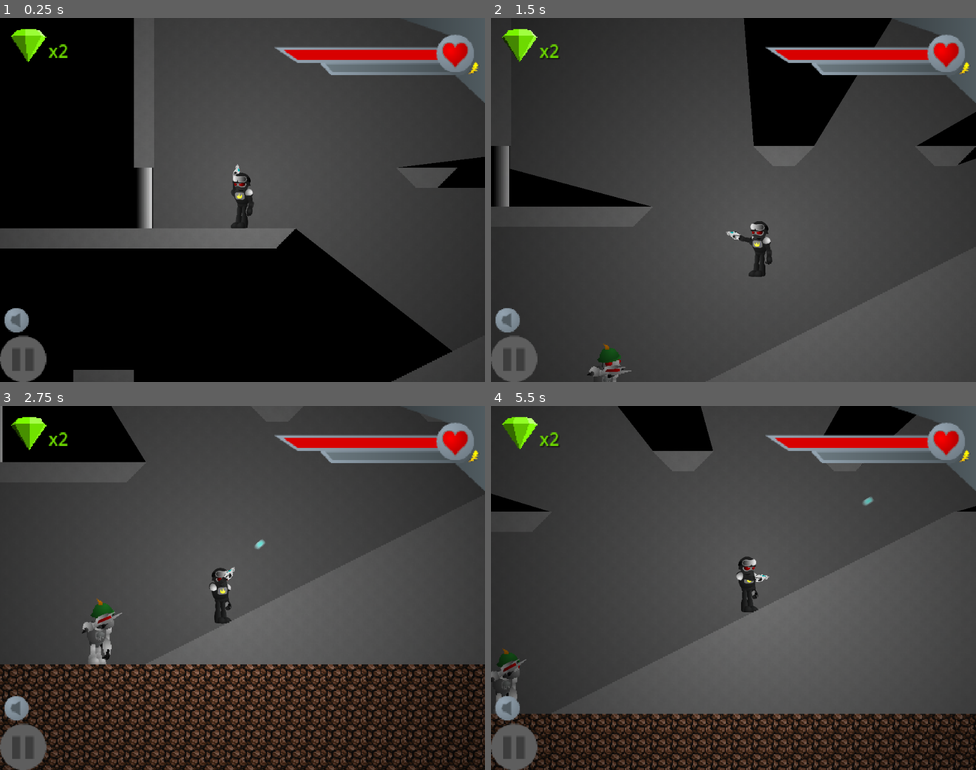
Above: before the commit, frames 1-4 (two rows, left to right).
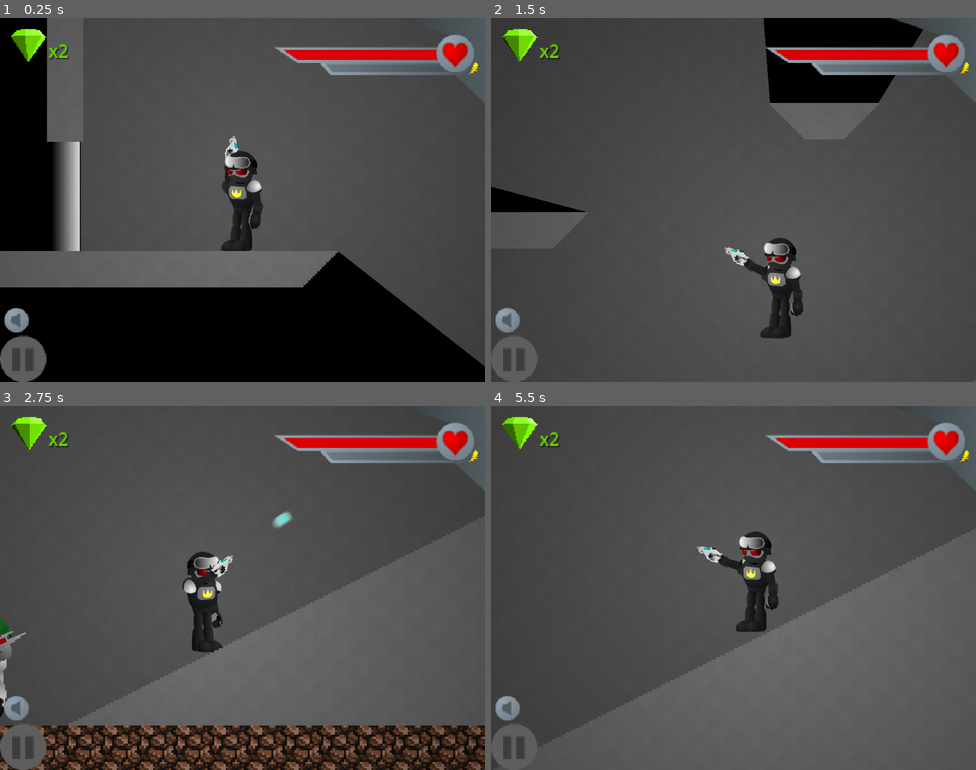
Above: after the commit, the same moments.

Repository: HMI-Studios/Skylands-WFA
Game: Godot game, scene res://scenes/Main.tscn
Same seed, same stepped clock (60 frames per second), same inputs: the game is played once before the commit and once after it. Sound files missing from this copy of the repository are replaced by a short silence.
Inputs (mouse positions are in pixels of both pictures, inside the frame that each line leads up to):
- Up to frame 1 (0.25 s): no input
- Up to frame 2 (1.5 s): tap Enter (ui_accept) at 0.5 s; move the mouse to (840, 181) at 0.52 s; hold Space (shoot) 0.53-1.28 s; hold D (move_right) from 0.53 s (still down); tap W (jump) at 0.77 s; move the mouse to (636, 218) at 1.27 s; tap Space (shoot) at 1.35 s
- Up to frame 3 (2.75 s): tap W (jump) at 1.52 s; move the mouse to (291, 507) at 2.02 s; release D (move_right) at 2.03 s; hold A (move_left) from 2.03 s (still down); hold Space (shoot) from 2.03 s (still down)
- Up to frame 4 (5.5 s): move the mouse to (709, 660) at 2.77 s; release A (move_left) at 2.78 s; release Space (shoot) at 2.78 s; hold D (move_right) 2.78-4.28 s; tap Space (shoot) at 2.85, 4.35 s; tap W (jump) at 3.02, 3.77, 4.52 s; move the mouse to (879, 642) at 3.52 s; hold Space (shoot) 3.53-4.28 s; move the mouse to (588, 533) at 4.27 s; hold A (move_left) 4.28-5.03 s; move the mouse to (757, 588) at 5.02 s; hold D (move_right) from 5.03 s (still down); hold Space (shoot) from 5.03 s (still down)

The runs differ from the first frame. In frame 1, 23% of the frame differs, in the area x 0-100%, y 0-100%; in frame 2, 11%; in frame 3, 30%; in frame 4, 20%.

Commit message:
imrpove door animation

Diff:
--- a/project/scenes/Main.tscn
+++ b/project/scenes/Main.tscn
@@ -33,7 +33,7 @@
 
 [node name="Camera" type="Camera2D" parent="."]
 unique_name_in_owner = true
-zoom = Vector2(2.5, 2.5)
+zoom = Vector2(4.5, 4.5)
 script = ExtResource("3_3x1oi")
 
 [node name="HUD" parent="." instance=ExtResource("4_x3ds7")]
--- a/project/scenes/levels/TileTest.tscn
+++ b/project/scenes/levels/TileTest.tscn
@@ -160,6 +160,7 @@
 [node name="Door1" parent="." instance=ExtResource("3_shker")]
 unique_name_in_owner = true
 position = Vector2(184, -121)
+speed = 1.5
 
 [node name="Door1Opener" type="Area2D" parent="."]
 unique_name_in_owner = true
--- a/project/scripts/levels/TileTest.gd
+++ b/project/scripts/levels/TileTest.gd
@@ -4,8 +4,12 @@
 @onready var player = get_node('/root/Main/Player')
 
 
+func door_1_animation_fn(x):
+    return -((1 - x) ** 2) + 1
+
+
 func _ready():
-    pass
+    %Door1.transform_fn = door_1_animation_fn
 
 
 func _on_door_1_opener_body_entered(body):
--- a/project/scripts/objects/Door.gd
+++ b/project/scripts/objects/Door.gd
@@ -5,7 +5,8 @@
 @onready var height = %Sprite.texture.get_size().y
 var state = 0
 var target_state = 0
-@export var speed = 1
+@export var speed = 1.0
+@export var transform_fn = identity
 
 
 func open():
@@ -16,12 +17,16 @@
     target_state = 0
 
 
+func identity(x):
+    return x
+
+
 func _process(delta):
     if state > target_state:
-        state -= speed * delta
+        state -= min(speed * delta, state - target_state)
     elif state < target_state:
-        state += speed * delta
+        state += min(speed * delta, target_state - state)
     else:
         return
 
-    position = origin + Vector2(0, -height * state)
+    position = origin + Vector2(0, -height * transform_fn.call(state))
